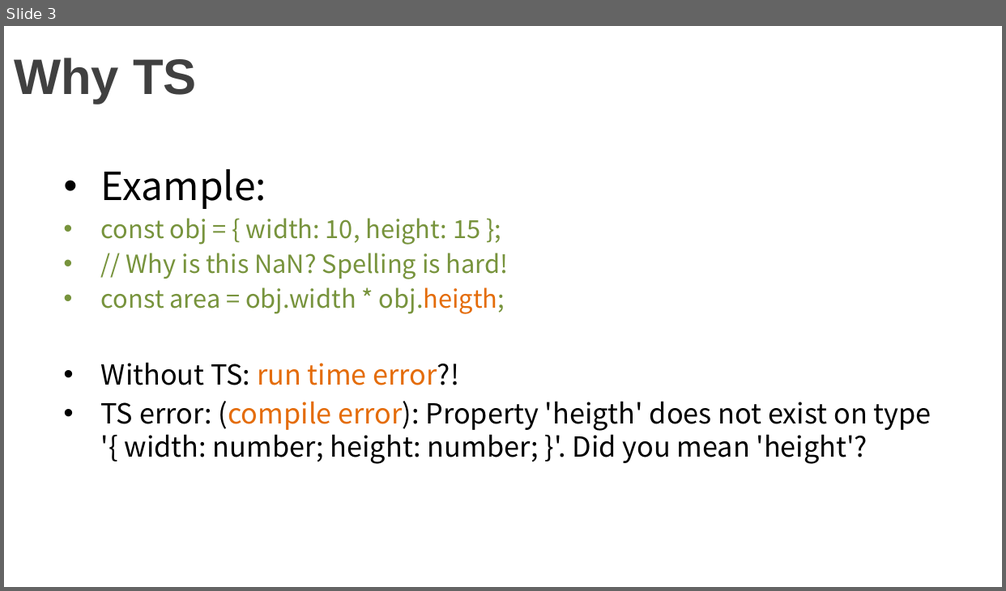
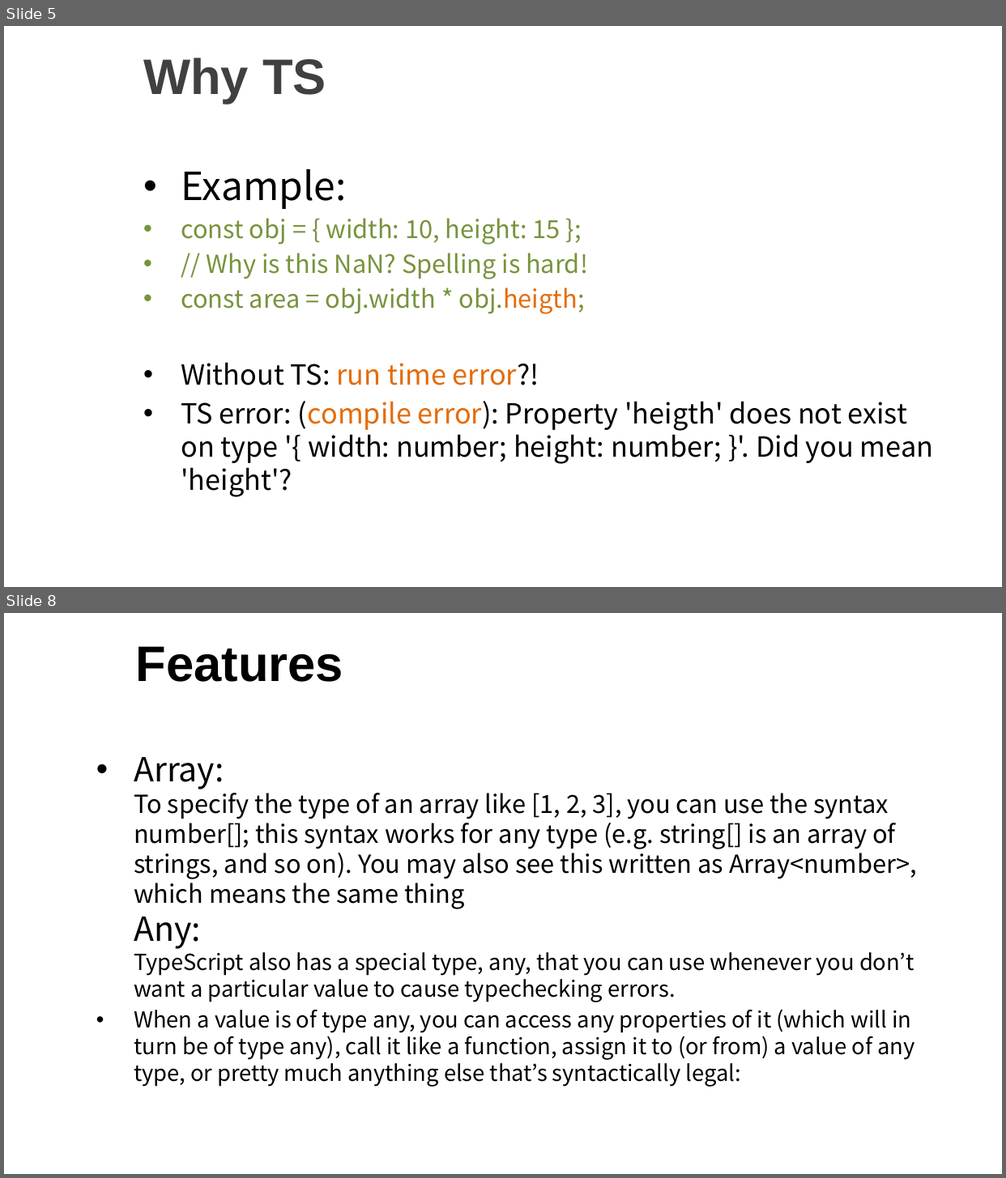
Before and after one commit to kingofday/ReactTS, a slide deck: docs/pres1.pptx. Shown one above the other, each under a label of ours: slide 3 before the commit, slides 5 and 8 after it; the slides between them are not shown. The pictures are 1006x591 and 1006x1178 pixels, drawn with LibreOffice and Linux fonts; fonts in the diff are those of the drawing; background and template pictures are left out. Boxes give left, top, right and bottom in pixels: in the first picture for what was removed or moved away, otherwise in the second. Text is boxed around its words. In the diff, an @@ line names an element or a change of style, - is before the commit and + after.

```diff
--- a/docs/pres1.pptx
+++ b/docs/pres1.pptx
@@ slide 8 added at (x1=4, y1=613, x2=1002, y2=1174), background picture (left out) @@
@@ title added at (x1=135, y1=646, x2=343, y2=682), 36 pt, text #000000, bold @@
+Features
@@ text added at (x1=134, y1=757, x2=917, y2=1087), 16 pt, text #000000 @@
+• Array:
+  To specify the type of an array like [1, 2, 3], you can use the syntax number[]; this syntax works for any type (e.g. string[] is an array of strings, and so on). You may also see this written as Array<number>, which means the same thing
+  Any:
+  TypeScript also has a special type, any, that you can use whenever you don’t want a particular value to cause typechecking errors.
+• When a value is of type any, you can access any properties of it (which will in turn be of type any), call it like a function, assign it to (or from) a value of any type, or pretty much anything else that’s syntactically legal:
@@ what was slide 3 is now slide 5 @@
@@ slide 5 changed as well @@
@@ title "Why TS" moved from (x1=14, y1=58, x2=197, y2=103) to (x1=143, y1=58, x2=326, y2=103) @@
@@ text "Example:" rewrapped from (x1=101, y1=169, x2=931, y2=464) to (x1=181, y1=169, x2=933, y2=497) @@
```
Also in this commit, not shown: 2 other slides changed, 19 other slides added, 1 slide removed.
